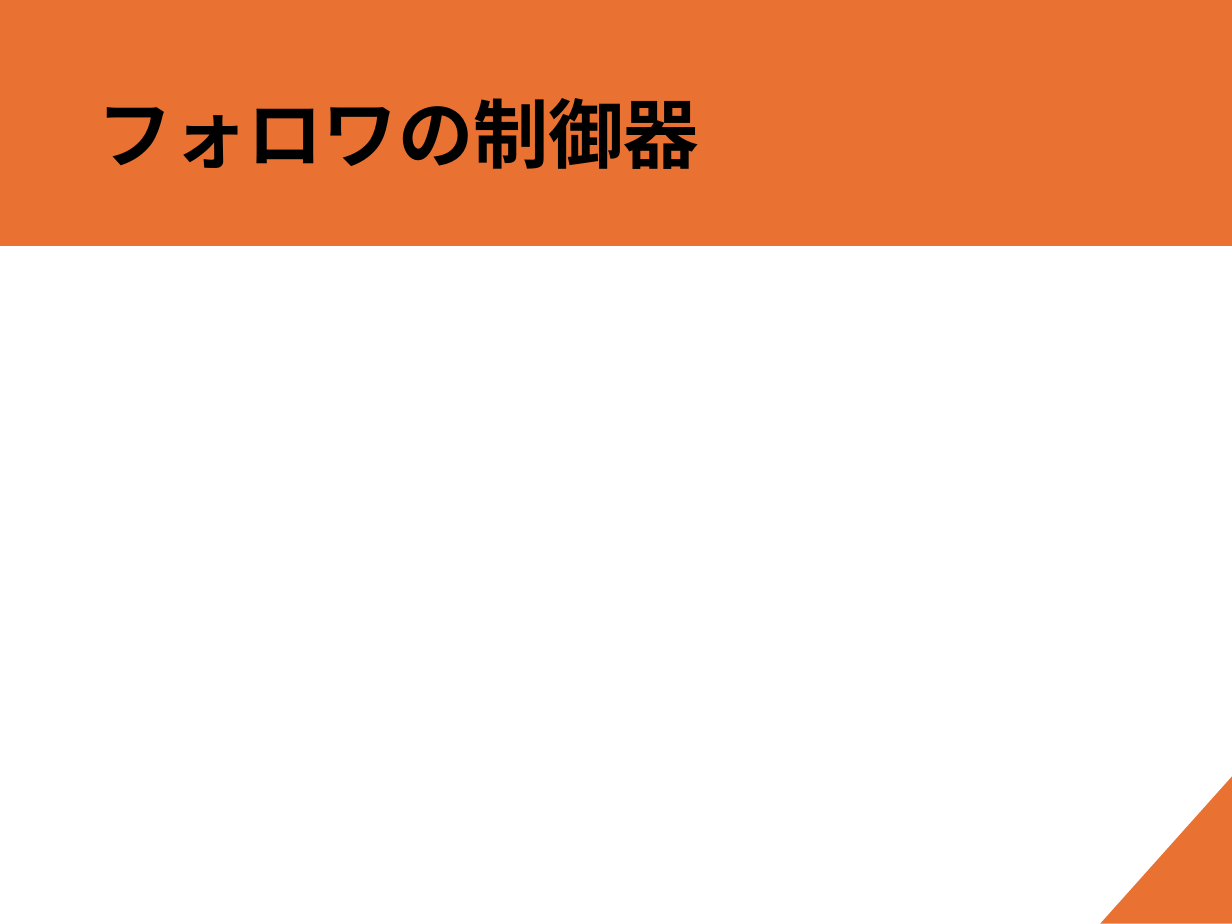
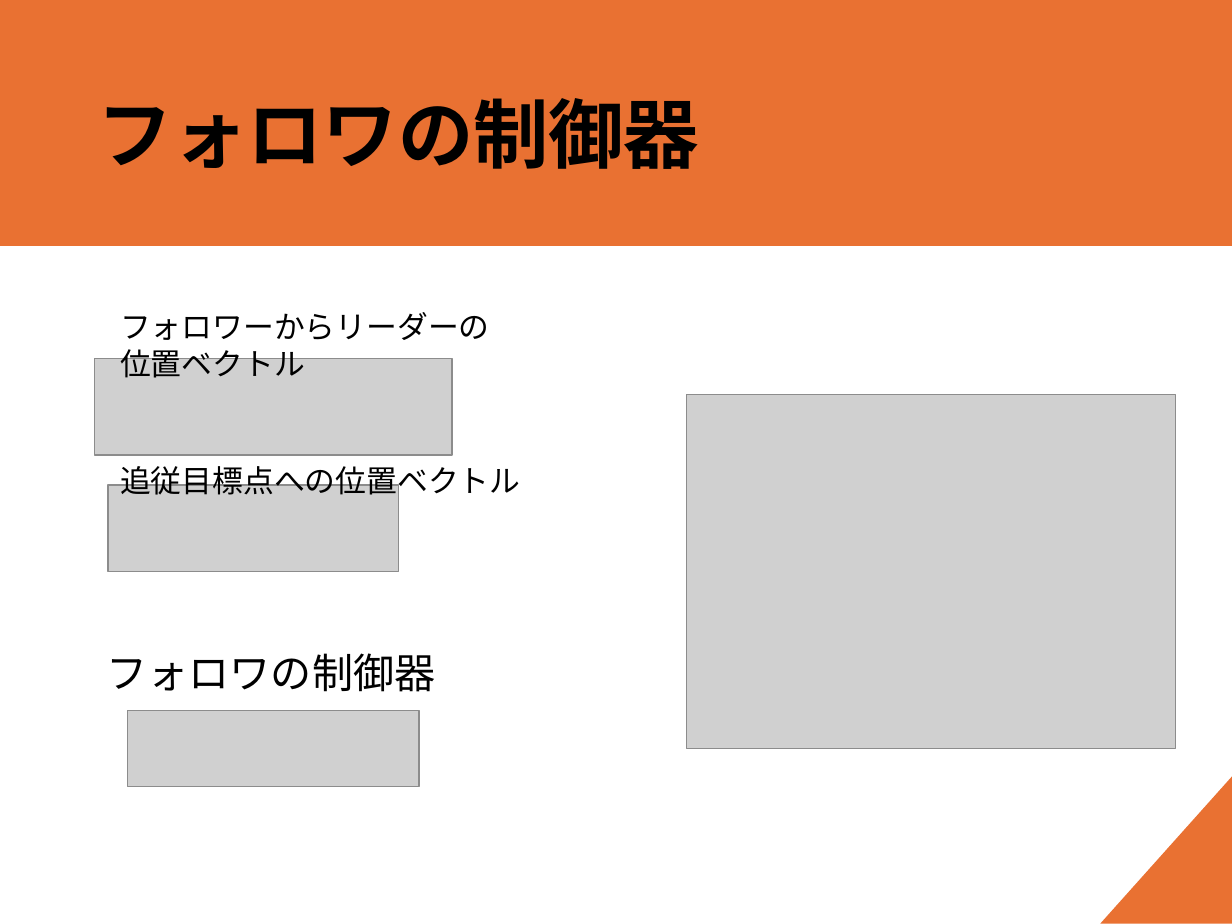
Before and after one commit to forest-book/MatlabLOSFormation, a slide deck: slide 8 of 進捗共有_20250612.pptx. Drawn at 1232x924 pixels with LibreOffice and Linux fonts; fonts in the diff are those of the drawing; grey boxes stand for pictures. Boxes give left, top, right and bottom in pixels: in the first picture for what was removed or moved away, otherwise in the second. Text is boxed around its words. In the diff, an @@ line names an element or a change of style, - is before the commit and + after.

```diff
--- a/進捗共有_20250612.pptx
+++ b/進捗共有_20250612.pptx
@@ text added at (120,312,490,378), 18 pt, text #000000 @@
+フォロワーからリーダーの位置ベクトル
@@ picture added at (95,359,452,456) @@
@@ picture added at (686,394,1175,749) @@
@@ text added at (120,466,520,500), 18 pt, text #000000 @@
+追従目標点への位置ベクトル
@@ picture added at (108,485,399,572) @@
@@ text added at (107,653,436,692), 24 pt, text #000000 @@
+フォロワの制御器
@@ picture added at (128,711,420,787) @@
```
